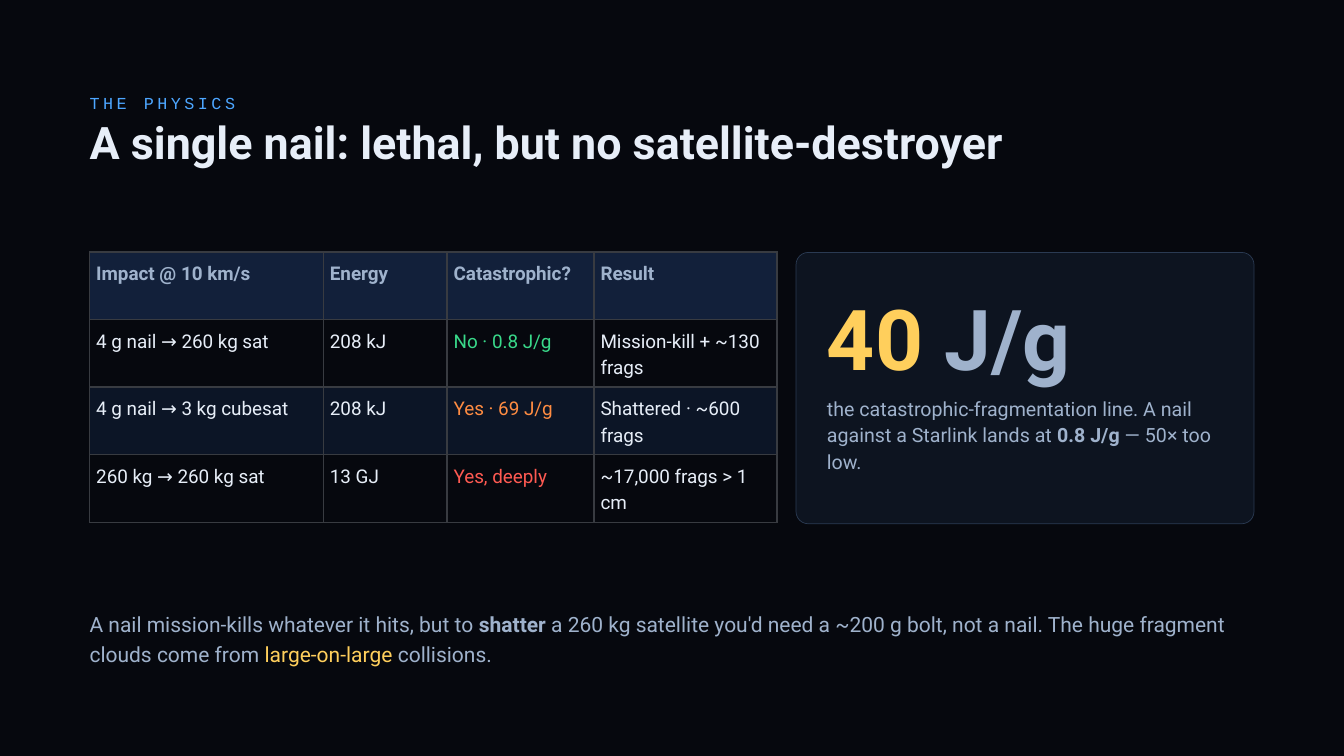
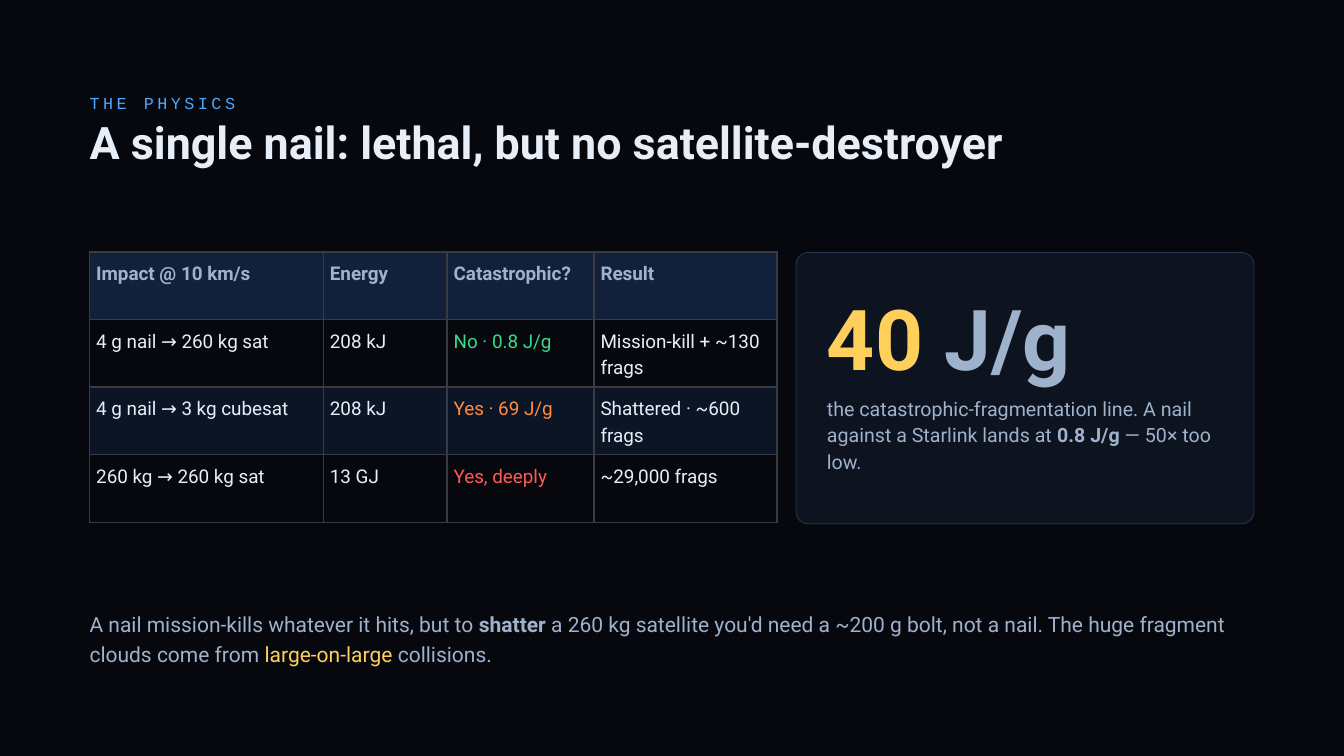
Before and after one commit to TimKadyrov/DebrisCascade, a slide deck: slide 9 of Barrel of Nails — Kessler Study.pptx. Drawn at 1344x756 pixels with LibreOffice and Linux fonts; fonts in the diff are those of the drawing. Boxes give left, top, right and bottom in pixels: in the first picture for what was removed or moved away, otherwise in the second. Text is boxed around its words. In the diff, an @@ line names an element or a change of style, - is before the commit and + after.

```diff
--- a/Barrel of Nails — Kessler Study.pptx
+++ b/Barrel of Nails — Kessler Study.pptx
@@ table at (x1=90, y1=252, x2=778, y2=522) @@
-row 4, column 4: ~17,000 frags > 1 cm
+row 4, column 4: ~29,000 frags
```
Also in this commit, not shown: 13 other slides changed, 11 other files.
